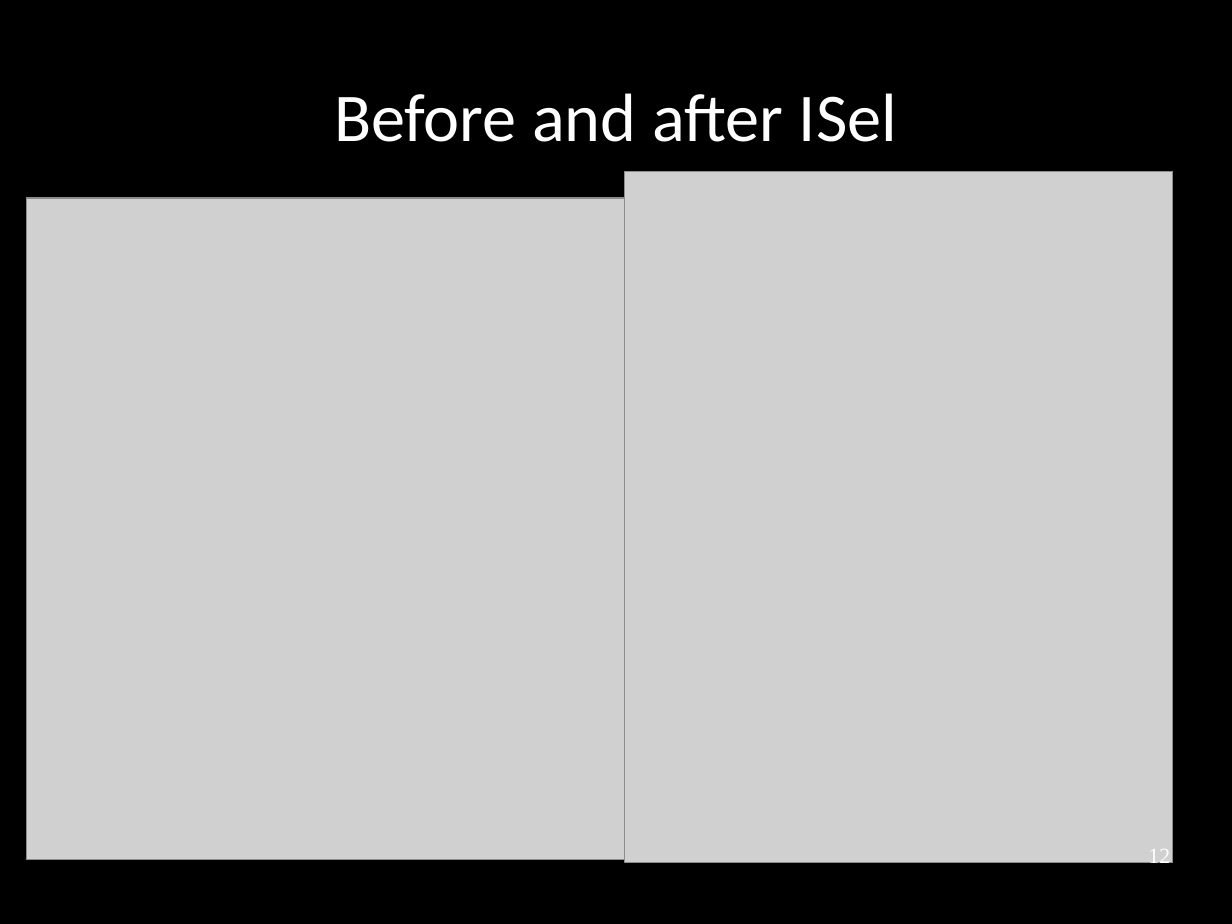
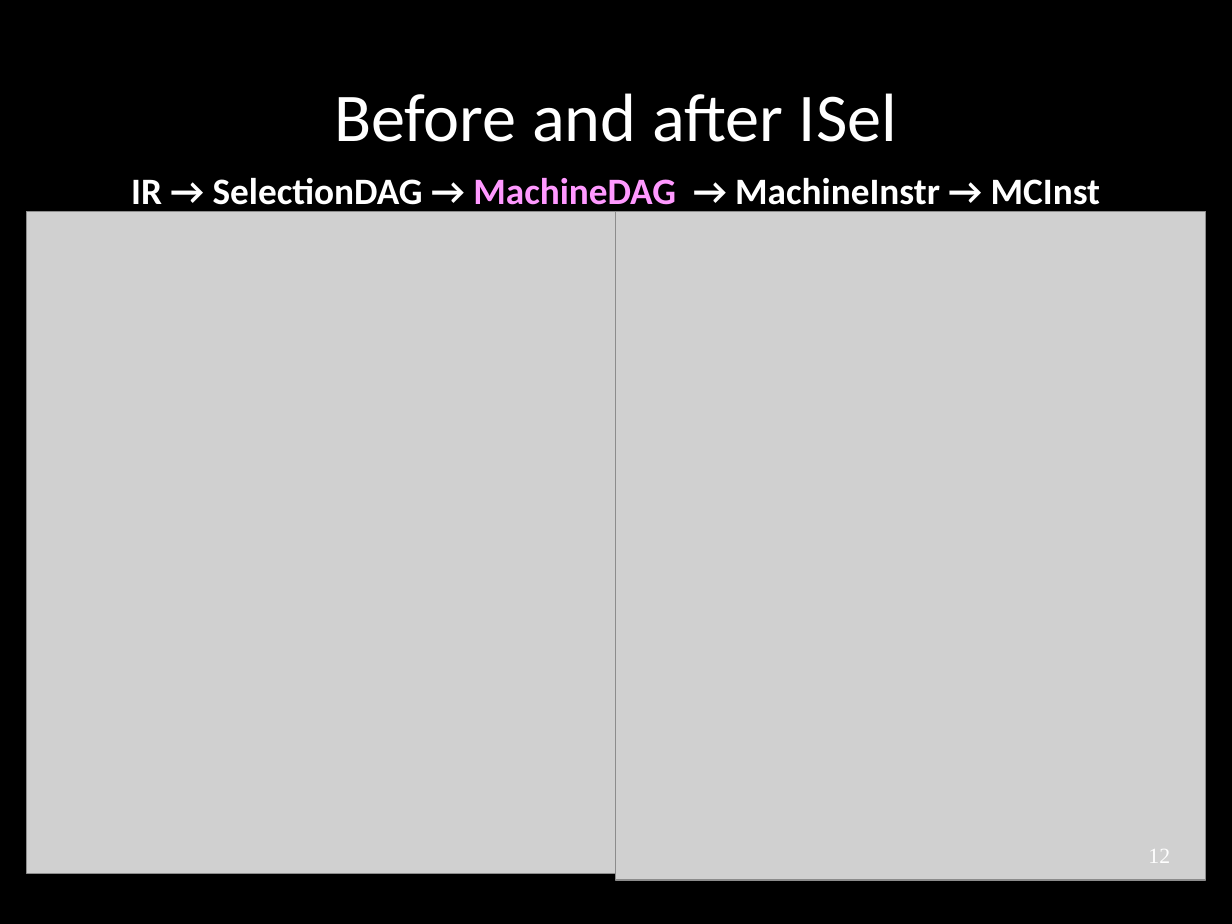
Before and after one commit to frasercrmck/llvm-leg, a slide deck: slide 12 of docs/Codeplay/Slides.odp. Drawn at 1232x924 pixels with LibreOffice and Linux fonts; fonts in the diff are those of the drawing; grey boxes stand for pictures. Boxes give left, top, right and bottom in pixels: in the first picture for what was removed or moved away, otherwise in the second. Text is boxed around its words. In the diff, an @@ line names an element or a change of style, - is before the commit and + after.

```diff
--- a/docs/Codeplay/Slides.odp
+++ b/docs/Codeplay/Slides.odp
@@ text added at (131, 178, 1100, 213), 24 pt, text #FFFFFF, bold @@
+IR → SelectionDAG → MachineDAG → MachineInstr → MCInst
@@ picture: place and size @@
-picture at (27, 198, 625, 860)
+picture at (27, 211, 625, 873)
@@ picture: place and size @@
-picture at (625, 171, 1173, 863)
+picture at (616, 211, 1206, 880)
```
Also in this commit, not shown: 5 other slides changed.
